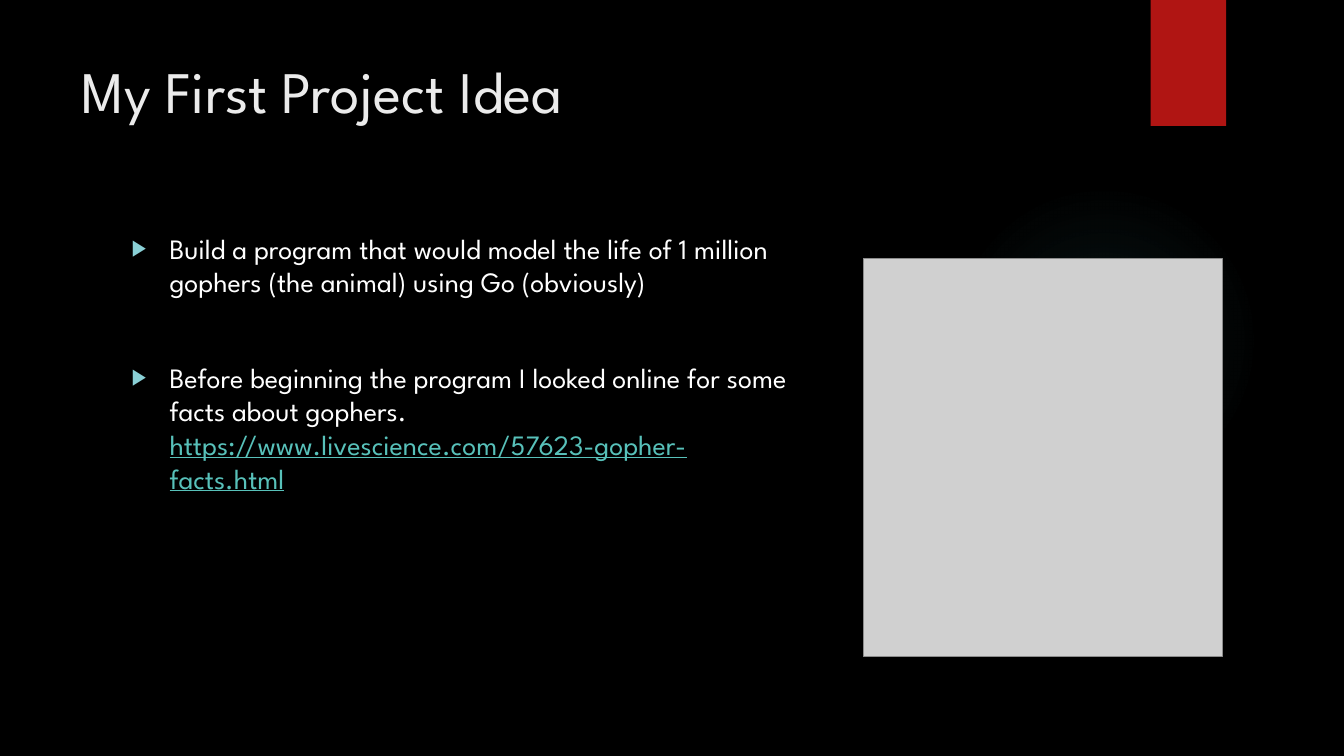
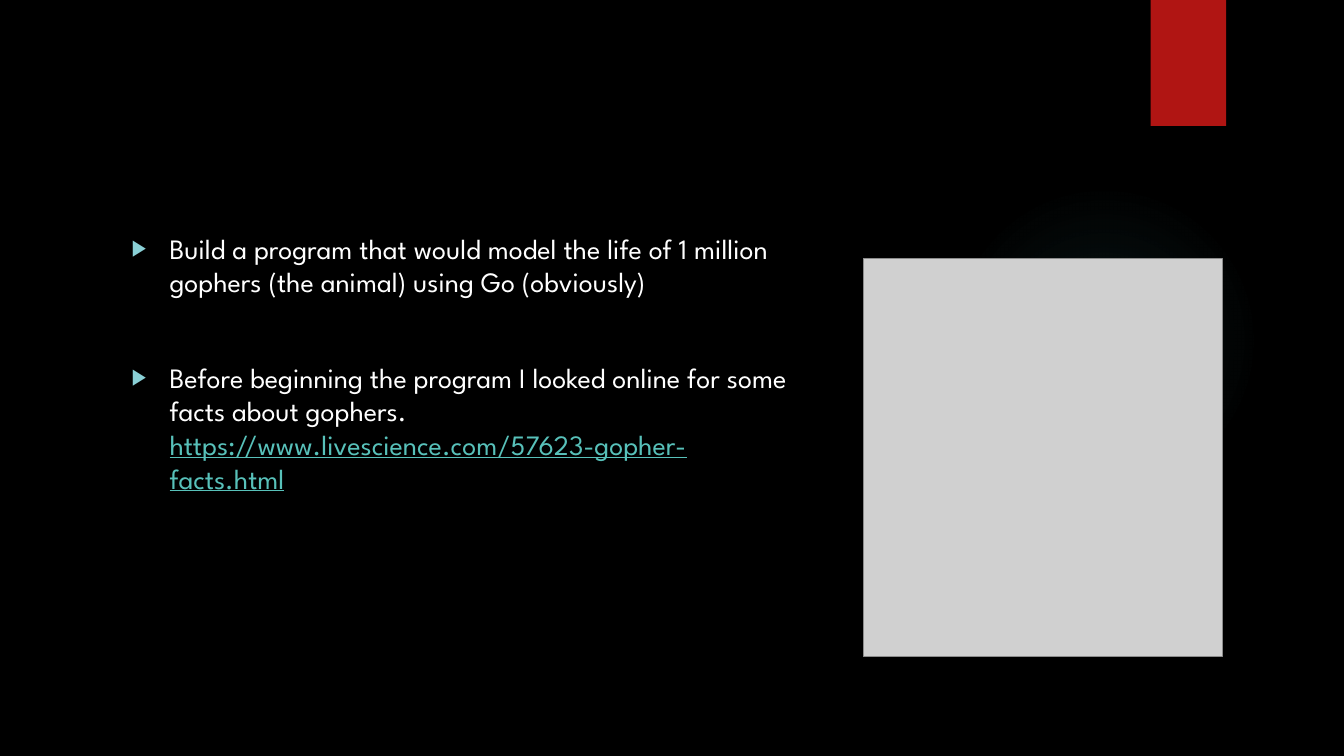
Before and after one commit to jaminologist/GopherLife, a slide deck: slide 5 of GopherLife.pptx (slide 4 before the commit). Drawn at 1344x756 pixels with LibreOffice and Linux fonts; fonts in the diff are those of the drawing; grey boxes stand for pictures; background and template pictures are left out. Boxes give left, top, right and bottom in pixels: in the first picture for what was removed or moved away, otherwise in the second. Text is boxed around its words. In the diff, an @@ line names an element or a change of style, - is before the commit and + after.

```diff
--- a/GopherLife.pptx
+++ b/GopherLife.pptx
@@ title removed at (81, 72, 563, 126) @@
-My First Project Idea
```
Also in this commit, not shown: 6 other slides changed, 14 slides added, 9 slides removed, 9 other files.
